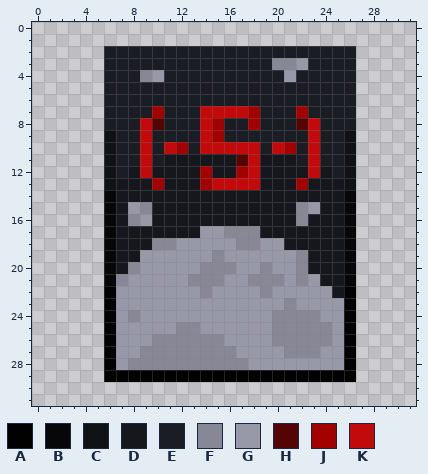
Edited in one commit: pixel-art sprite (Resources/Textures/DeltaV/Structures/Wallmounts/Posters/grayposters.rsi/posterroidsyndicate.png). Above: the version before the commit.
The file is 32x32 pixels. Colours within 5 levels of each other are drawn and written as one.
Palette (. is transparent): A #010101  B #070709  C #101216  D #15171d  E #1b1d25  F #878795  G #9798a8  H #550404  J #a30000  K #c20a0b
Pixels before, first column x 6:
 2 EEEEEEEEEEEEEEEEEEEEE
 3 EEEEEEEEEEEEEEFFGEEEE
 4 EEEFGEEEEEEEEEEGEEEEE
 5 EEEEEEEEEEEEEEEEEEEEE
 6 EEEEEEEEEEEEEEEEEEEEE
 7 EEEEJEEEKKKKJEEEJEEEE
 8 EEEKHEEEKJEEJEEEHKEEE
 9 CEEKEEEEKJEEEEEEEKEEC
10 CEEKEKJEKKKKKEKJEKEEC
11 CEEKEDDDDDDHKDDDEKEEC
12 CEDKDDDDJDDJKDDDDKDEC
13 CDDDJDDDJKKKKDDDJDDDC
14 BDDDDDDDDDDDDDDDDDDDB
15 BDGFDDDDDDDDDDDDFGDDB
16 BDFGDDDDDDDDDDDDFDDDB
17 BDDDDDDDGGFFFDDDDDDDB
18 BDDDFFGGGGGFFGGDDDDDB
19 BDDGGGGGGFGGGGGGFDDDB
20 BDFGGGGGFFFGGFGGFDDDB
21 BFGGGGGFFFGGFFFGFGDDB
22 AGGGGGGGFGGGGFGGGGGDA
23 AGGGGGGGGGGGGGGFGGGGA
24 AGFGGGGGGGGGGGFFFFGGA
25 AGGGGGFFGGGGGGFFFFFGA
26 AGGGFFFFFFGGGGFFFFFGA
27 AGGFFFFFFFFGGGGFFFGGA
28 AGFFFFFFFFFFGGGGGGGGA
29 AAAAAAAAAAAAAAAAAAAAA
The result:
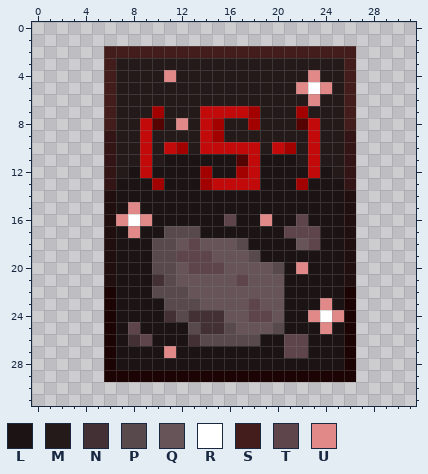
Colours new in this view: L #1c1414  M #241a1a  N #423034  P #58494d  Q #665458  R #ffffff  S #431c1c  T #5e454b  U #e18888
The edit:
colour A: #010101 -> #1c0404
colour B: #070709 -> #210e0e
colour C: #101216 -> #331515
Changed rows in their new state; - is a pixel that keeps its letter.
first column x 6:
 2 SSSSSSSSSSSSSSSSSSSSS
 3 SMMMMMMMMMMMMMMMMMMMS
 4 SMMMMUMMMMMMMMMMMUMMS
 5 SMMMMMMMMMMMMMMMURUMS
 6 SMMMMMMMMMMMMMMMMUMMS
 7 SMMM-MMM-----MMM-MMMS
 8 SMM--MUM--MM-MMM--MMS
 9 -MM-MMMM--MMMMMMM-MM-
10 -MM-M--M-----M--M-MM-
11 -MM-MLLLLLL--LLLM-MM-
12 -ML-LLLL-LL--LLLL-LM-
13 -LLL-LLL-----LLL-LLL-
14 -LLLLLLLLLLLLLLLLLLL-
15 -LULLLLLLLLLLLLLLLLL-
16 -URULLLLLLTLLULLTLLL-
17 -LULLPPPLLLLLLLTTTLL-
18 -LLLPPQTQQQPLLLLQTLL-
19 -LLLPPTTTQQQPLLLLLLL-
20 -LLLPPQTTTQQQQPLULLL-
21 -LLLNPQQQQQTQQQLLLLL-
22 -LLLPPPQQQQQQQQLLLLL-
23 -LLLLPPPQQQQTQQLLLUL-
24 -LLLLNPNNNQQTTQLLURU-
25 -LTLLLLPNNPQQQPLLLUL-
26 -LNTLLLNPPPPPLLTTLLL-
27 -LLLLULLLLLLLLLTTLLL-
28 -LLLLLLLLLLLLLLLLLLL-
Pixel boxes of the changes (left, top, right, bottom) in both pictures:
changed: (104, 46, 356, 382)
